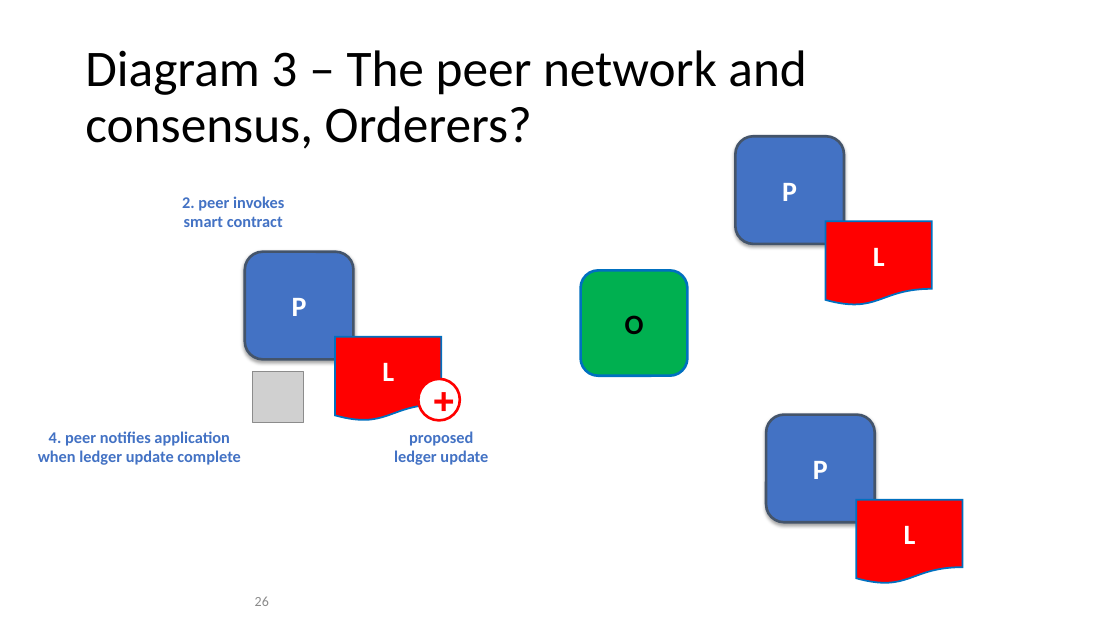
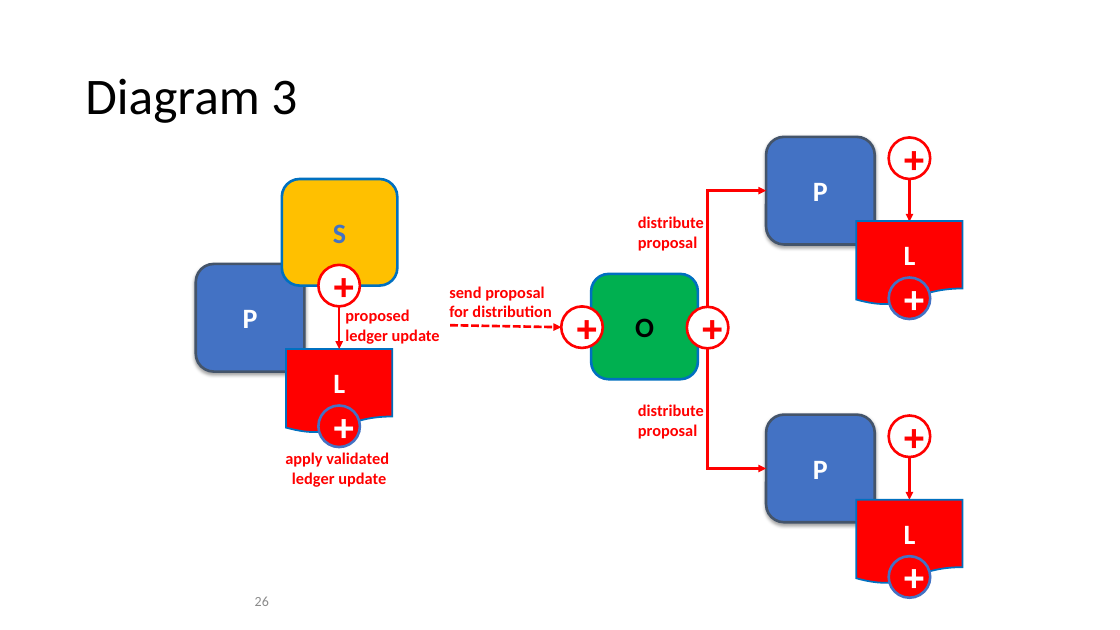
Before and after one commit to FabricTOC/FabricTOC, a slide deck: slide 26 of docs/OtherSourceMaterial/Diagrams.pptx. Drawn at 1120x630 pixels with LibreOffice and Linux fonts; fonts in the diff are those of the drawing; grey boxes stand for pictures. Boxes give left, top, right and bottom in pixels: in the first picture for what was removed or moved away, otherwise in the second. Text is boxed around its words. In the diff, an @@ line names an element or a change of style, - is before the commit and + after.

Commit message:
Peer and Identity updates

```diff
--- a/docs/OtherSourceMaterial/Diagrams.pptx
+++ b/docs/OtherSourceMaterial/Diagrams.pptx
@@ title at bbox=[85, 78, 297, 123]: text changed @@
-Diagram 3 – The peer network and consensus, Orderers?
+Diagram 3
@@ rounded rectangle "P": place and size @@
-rounded rectangle "P" at bbox=[735, 136, 844, 244]
+rounded rectangle "P" at bbox=[766, 137, 875, 245]
@@ ellipse added at bbox=[889, 138, 930, 179], fill #FFFFFF, outline #FF0000 2.25 pt, 32 pt, text #FF0000, bold @@
++
@@ arrow added from (910, 179) to (910, 222), #FF0000 2.25 pt @@
@@ text removed at bbox=[182, 196, 284, 227] @@
-2. peer invokes smart contract
@@ elbow arrow added from (707, 307) to (766, 191), #FF0000 2.25 pt @@
@@ text added at bbox=[638, 216, 704, 251], 14 pt, text #FF0000, bold @@
+distribute proposal
@@ flow chart document "L": place and size @@
-flow chart document "L" at bbox=[826, 221, 933, 305]
+flow chart document "L" at bbox=[856, 221, 963, 305]
@@ rounded rectangle "P": place and size @@
-rounded rectangle "P" at bbox=[245, 252, 353, 360]
+rounded rectangle "P" at bbox=[196, 264, 304, 371]
@@ group added at bbox=[281, 179, 397, 487]: 2 ellipses, 1 text, 1 rounded rectangle, 1 arrow @@
++
+apply validated
+ledger update
+S
++
@@ text added at bbox=[449, 286, 551, 317], 14 pt, text #FF0000, bold @@
+send proposal for distribution
@@ rounded rectangle "O": place and size @@
-rounded rectangle "O" at bbox=[581, 271, 687, 376]
+rounded rectangle "O" at bbox=[592, 274, 698, 379]
@@ ellipse added at bbox=[889, 277, 930, 318], fill #FF0000, outline #4472C4 2.25 pt, 32 pt, text #FFFFFF, bold @@
++
@@ text "proposed": place and size @@
-text "proposed" at bbox=[394, 431, 488, 465]
+text "proposed" at bbox=[345, 309, 440, 344]
@@ text "proposed" at bbox=[345, 309, 440, 344]: text colour #4372C4 to #FF0000; alignment centre to left @@
@@ arrow added from (450, 325) to (561, 328), #FF0000 2.25 pt dashed @@
@@ ellipse "+": place and size @@
-ellipse "+" at bbox=[418, 379, 460, 420]
+ellipse "+" at bbox=[561, 307, 602, 348]
@@ ellipse added at bbox=[687, 307, 728, 348], fill #FFFFFF, outline #FF0000 2.25 pt, 32 pt, text #FF0000, bold @@
++
@@ flow chart document "L": place and size @@
-flow chart document "L" at bbox=[335, 337, 442, 421]
+flow chart document "L" at bbox=[286, 350, 392, 434]
@@ elbow arrow added from (707, 349) to (766, 469), #FF0000 2.25 pt @@
@@ picture removed at bbox=[253, 372, 304, 423] @@
@@ text added at bbox=[638, 404, 704, 439], 14 pt, text #FF0000, bold @@
+distribute proposal
@@ ellipse added at bbox=[889, 416, 930, 457], fill #FFFFFF, outline #FF0000 2.25 pt, 32 pt, text #FF0000, bold @@
++
@@ text removed at bbox=[38, 431, 241, 465] @@
-4. peer notifies application when ledger update complete
@@ arrow added from (910, 457) to (910, 500), #FF0000 2.25 pt @@
@@ ellipse added at bbox=[889, 556, 930, 597], fill #FF0000, outline #4472C4 2.25 pt, 32 pt, text #FFFFFF, bold @@
++
```
Also in this commit, not shown: 2 other slides changed, 1 slide added, 1 other file.
